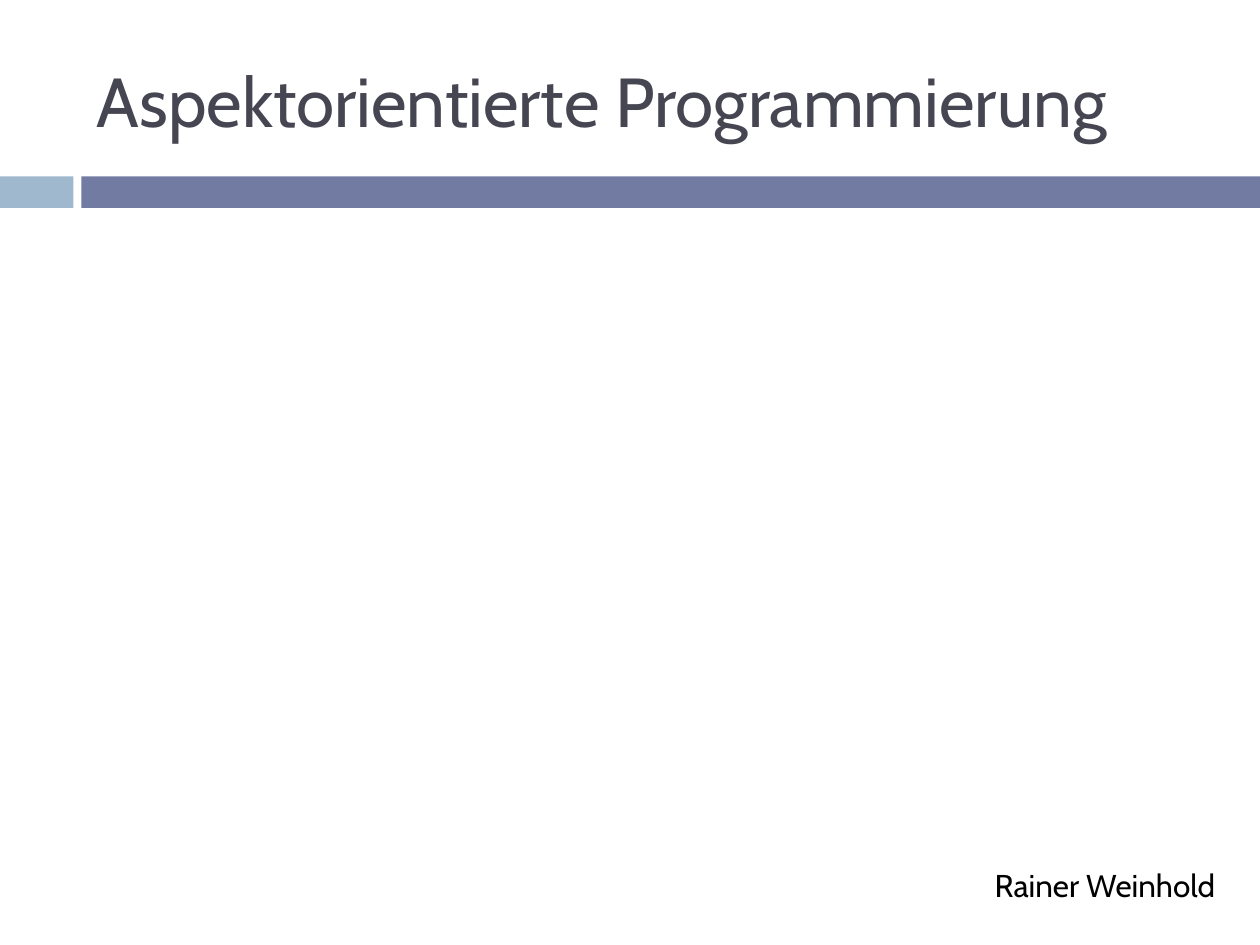
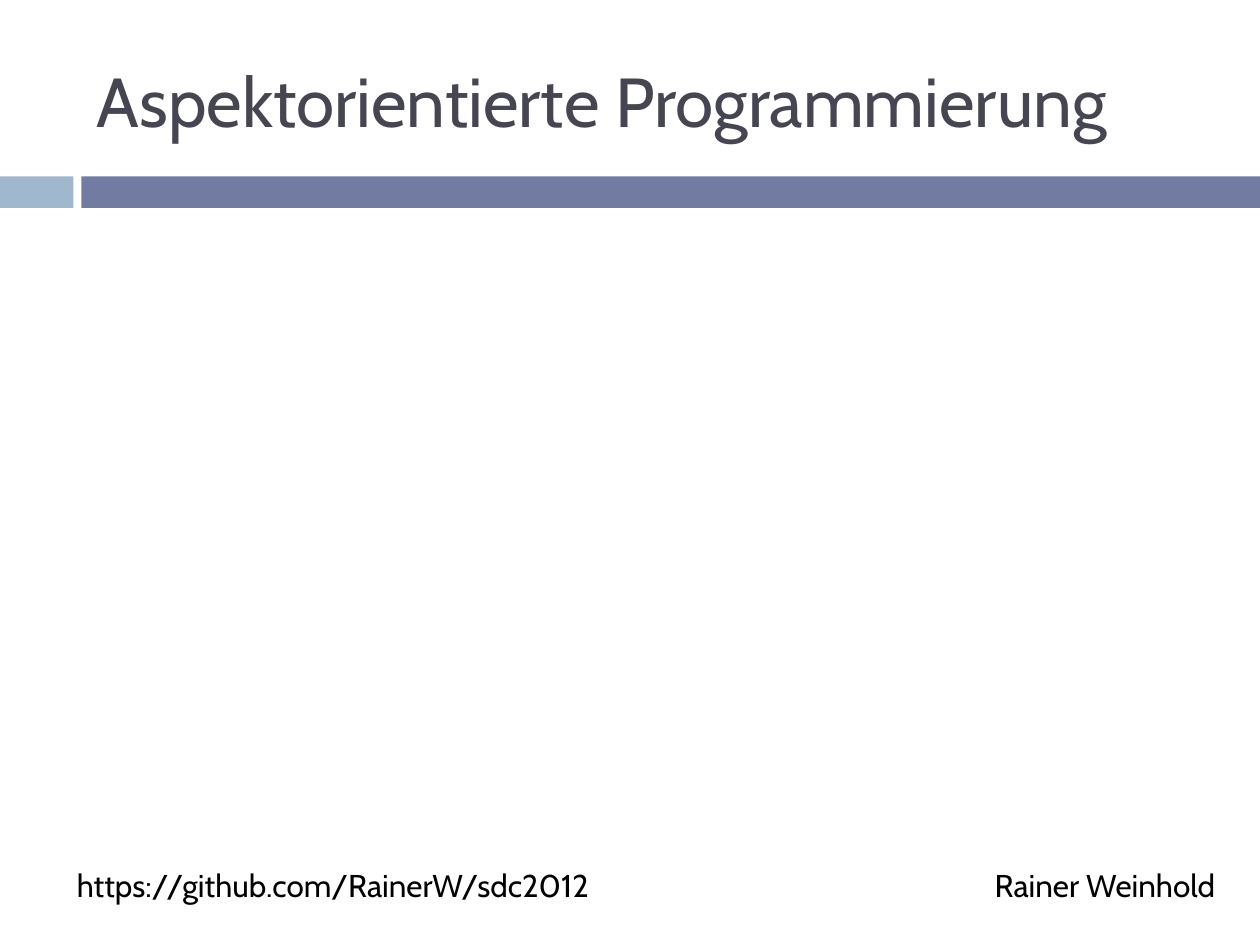
Before and after one commit to RainerW/sdc2012, a slide deck: slide 1 of presentation/aop.pptm. Drawn at 1260x945 pixels with LibreOffice and Linux fonts; fonts in the diff are those of the drawing. Boxes give left, top, right and bottom in pixels: in the first picture for what was removed or moved away, otherwise in the second. Text is boxed around its words. In the diff, an @@ line names an element or a change of style, - is before the commit and + after.

```diff
--- a/presentation/aop.pptm
+++ b/presentation/aop.pptm
@@ text added at <box>77,873,589,904</box>, 18 pt, text #000000 @@
+https://github.com/RainerW/sdc2012
```
Also in this commit, not shown: 4 other slides changed, 2 other files.
